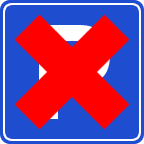
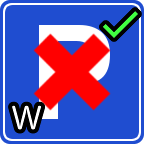
Before/after of a 144×144 layered artwork. What changed in the layer stack:
added layer "Layer #4" above "Layer #2" over [8, 101, 45, 134]
showed "Layer #2" over [99, 7, 142, 42]
painted on "Layer #3" over [14, 14, 130, 130]
